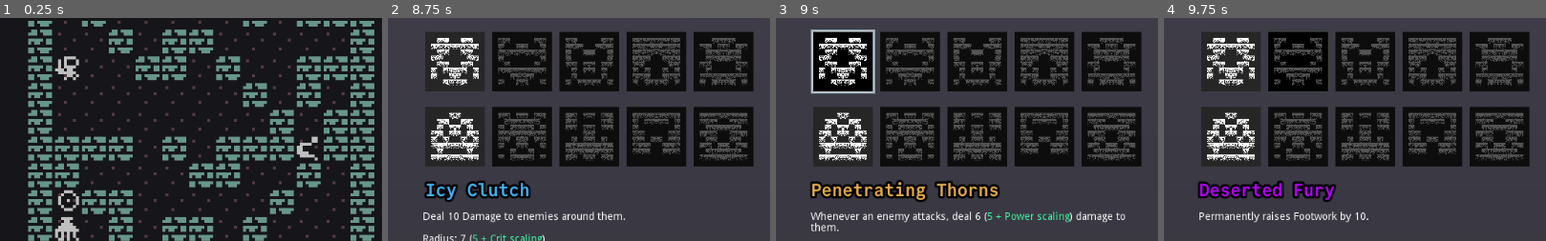
Above: before the commit, frames 1-4 (left to right).
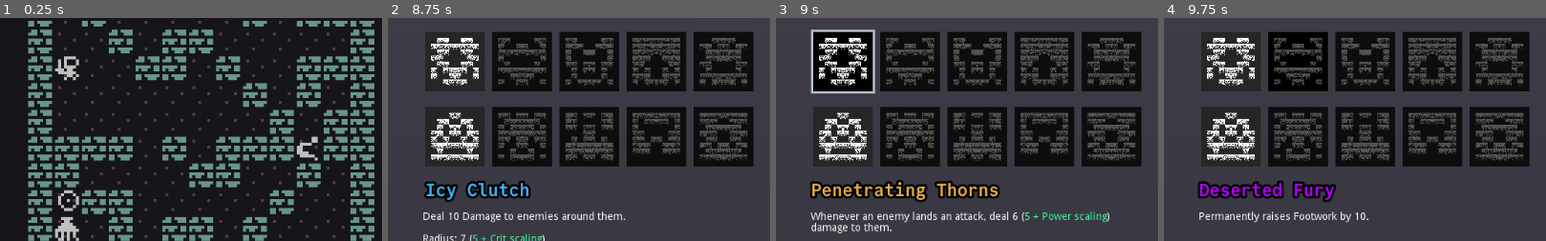
Above: after the commit, the same moments.

Repository: redxaxder/7DRL2024
Game: Godot game, scene res://main.tscn
Two runs of this game, one before a commit and one after it. Both use one fixed random seed, a clock stepped at 60 frames per second and the inputs below.
Inputs (mouse positions are % of the whole screen's width and height, from its top left):
- Up to frame 1 (0.25 s): no input
- Up to frame 2 (8.75 s): click (77, 92) at 0.5 s; tap Enter (return) at 1.25, 2.85 s; move the mouse to (50, 50) at 1.27 s; hold D (right) 1.28-2 s; hold Enter (return) 1.28-2 s; click (50, 50) at 1.42 s; click (87, 2) at 2 s; tap Space (toggle) at 2.75 s; move the mouse to (30, 55) at 2.77 s; hold S (down) 2.78-3.5 s; click "RESTART" at 3.5 s; click "Skill Tree" at 4.25 s; click (10, 17) at 5.02 s; click (19, 17) at 5.77 s; click (27, 17) at 6.52 s; click (36, 17) at 7.27 s; click (45, 17) at 8.02 s
- Up to frame 3 (9 s): click (10, 34) at 8.77 s
- Up to frame 4 (9.75 s): click (19, 34) at 9.52 s
The pictures show only the part of the screen within x 1-51%, y 24-74%; the shares and areas given below are measured in that part.

Frames 1-2 are identical in both runs. In frame 3, 1.7% of the frame differs, in the area x 9-92%, y 86-97%; in frame 4, nothing differs.

Commit message:
Small tweak to Attack language

Diff:
--- a/data/skills/Ability.gd
+++ b/data/skills/Ability.gd
@@ -282,9 +282,9 @@
 			optional_s
 		])
 	elif activation.filter == Activation.Filter.Attack:
-		return "Whenever {0} attack{1}".format([
-			filter_actor_desc,
-			optional_s
-		])
-	assert(false, "unhandled target")
-	return ""
+		return "Whenever {0} land{1} an attack".format([
+			filter_actor_desc,
+			optional_s
+		])
+	assert(false, "unhandled target")
+	return ""
